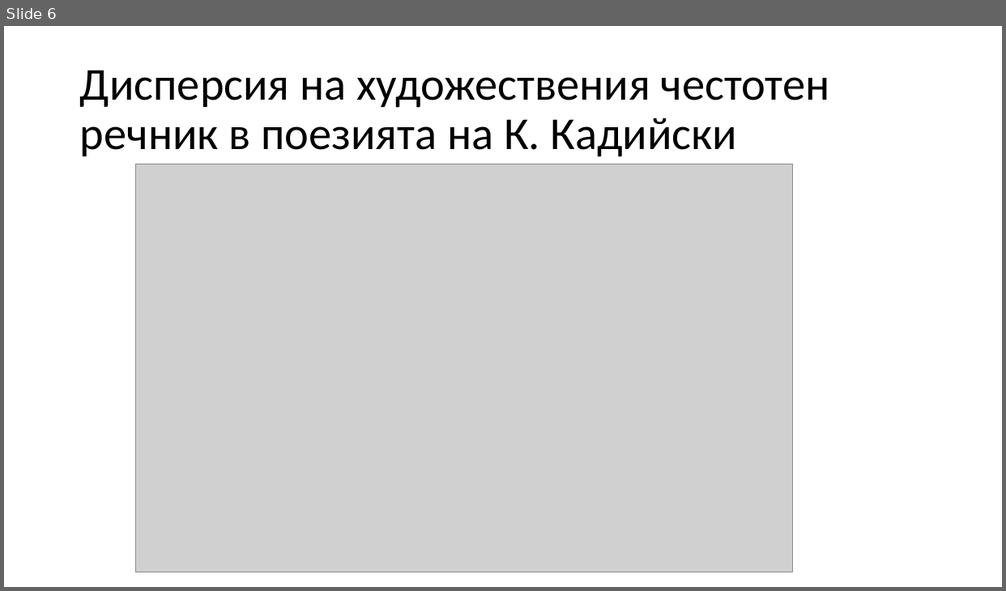
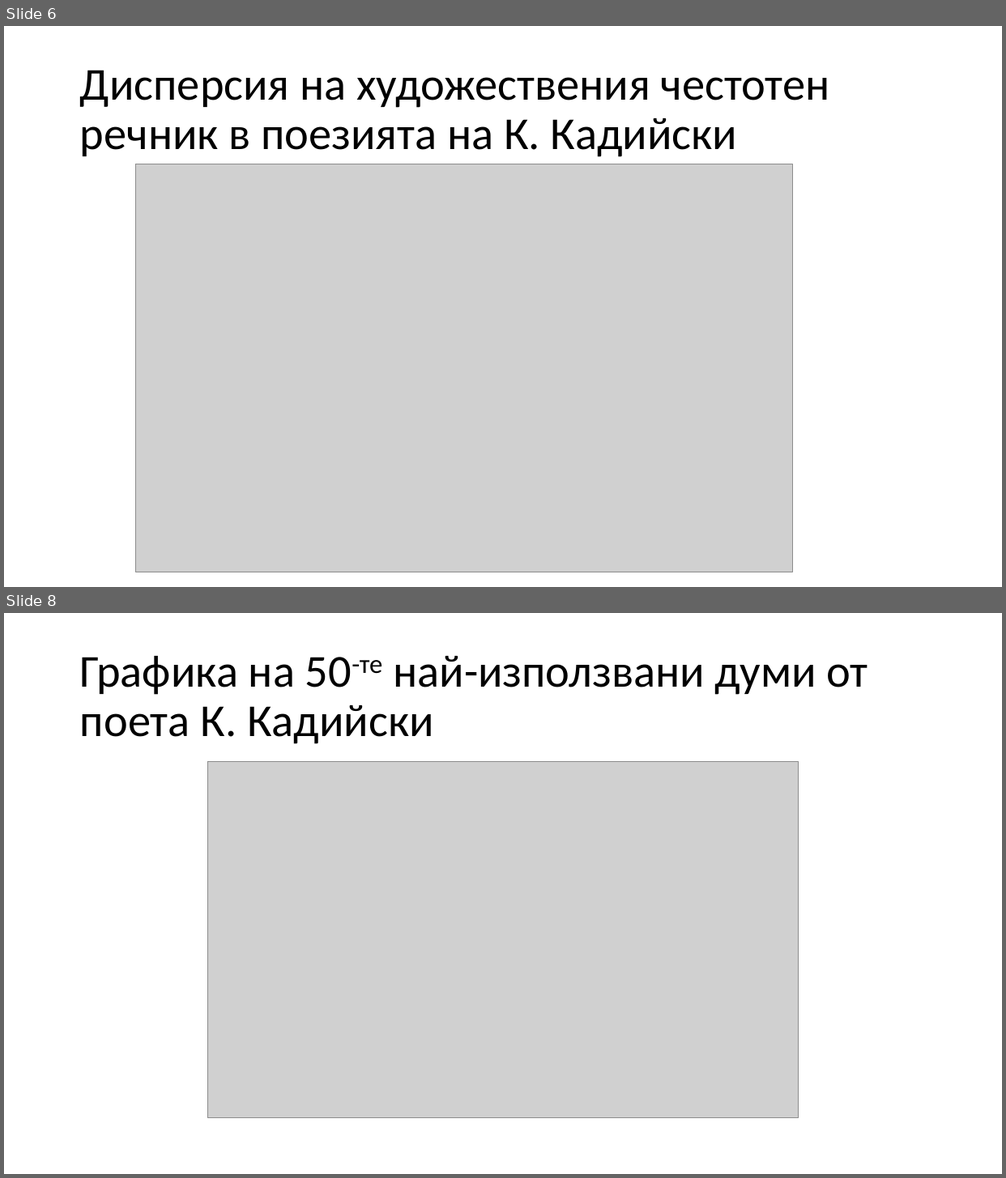
Before and after one commit to ninaanatchkova/literature, a slide deck: presentation/Честотния речник на поета Кирил Кадийски.pptx. Shown one above the other, each under a label of ours: slide 6 before the commit, slides 6 and 8 after it; the slides between them are not shown. The pictures are 1006x591 and 1006x1178 pixels, drawn with LibreOffice and Linux fonts; fonts in the diff are those of the drawing; grey boxes stand for pictures. Boxes give left, top, right and bottom in pixels: in the first picture for what was removed or moved away, otherwise in the second. Text is boxed around its words. In the diff, an @@ line names an element or a change of style, - is before the commit and + after.

```diff
--- a/presentation/Честотния речник на поета Кирил Кадийски.pptx
+++ b/presentation/Честотния речник на поета Кирил Кадийски.pptx
@@ slide 8 added at (4, 613, 1002, 1174), background #FFFFFF @@
@@ title added at (80, 656, 867, 744), 44 pt, text #000000 @@
+Графика на 50-те най-използвани думи от поета К. Кадийски
@@ picture added at (207, 762, 798, 1118) @@
```
Also in this commit, not shown: 3 slides changed, 4 other slides added, 3 slides removed, 8 other files.
